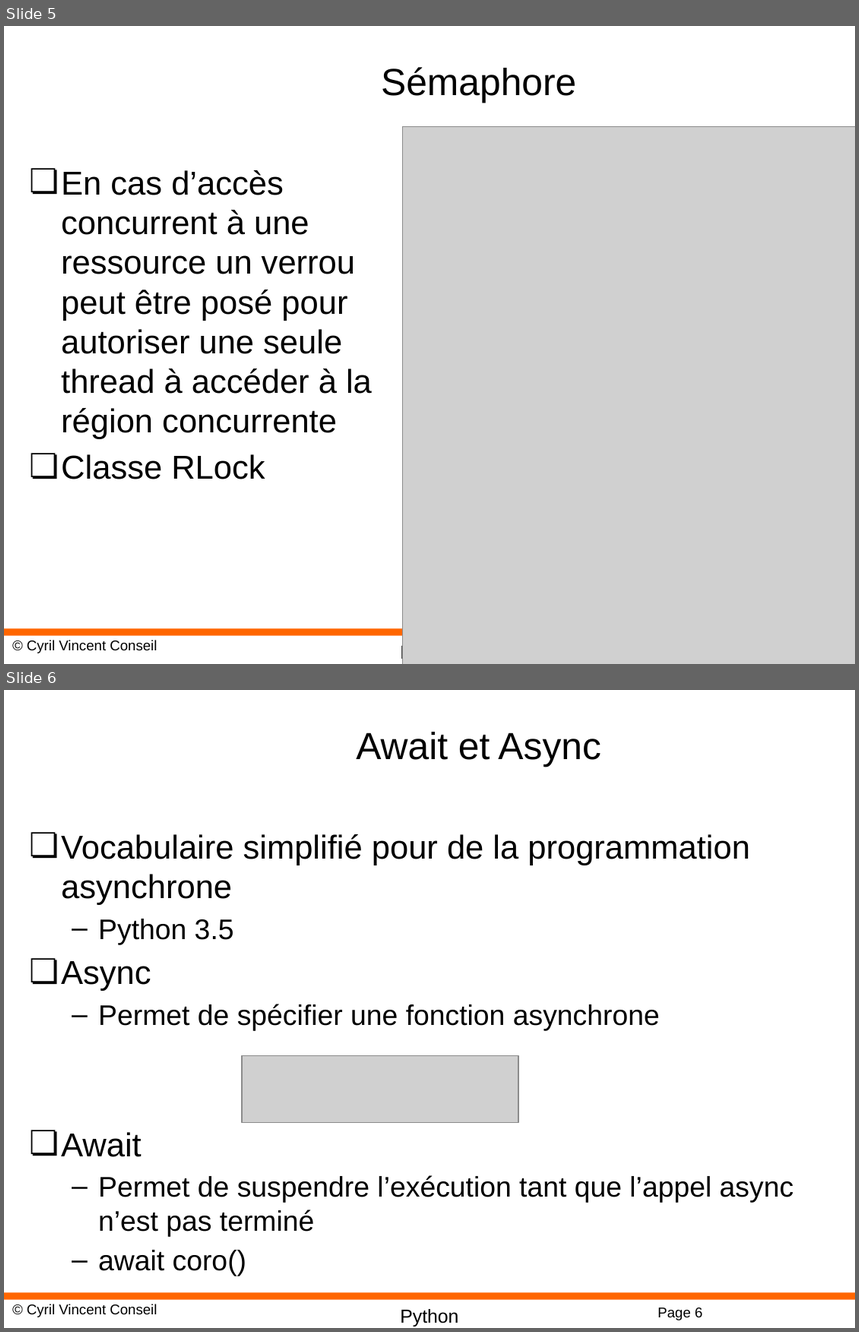
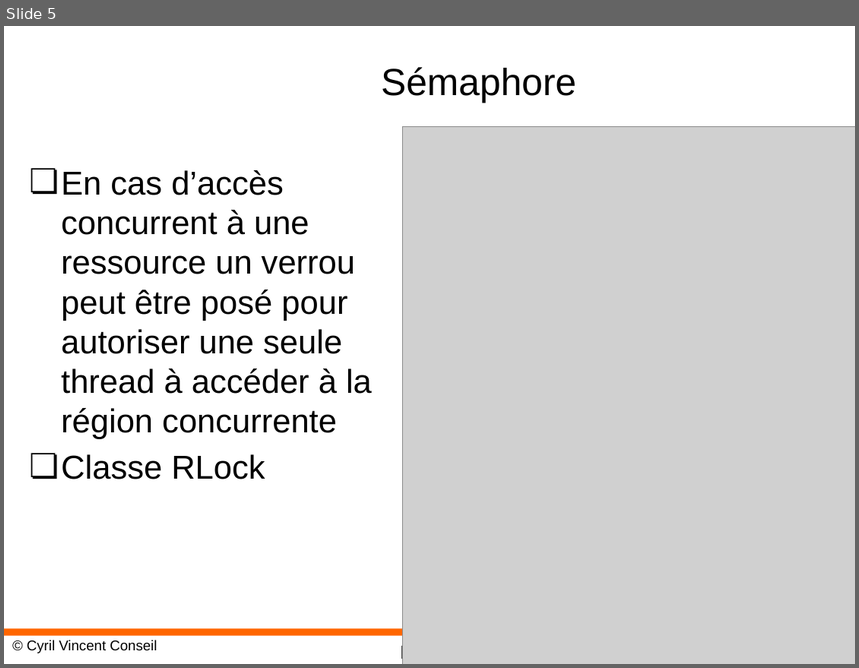
Before and after one commit to cyrilvincent/python-advanced, a slide deck: PPT/Python21-Threading.pptx. Shown one above the other, each under a label of ours: slides 5 and 6 before the commit, slide 5 after it. The pictures are 859x1332 and 859x668 pixels, drawn with LibreOffice and Linux fonts; fonts in the diff are those of the drawing; grey boxes stand for pictures; background and template pictures are left out. Boxes give left, top, right and bottom in pixels: in the first picture for what was removed or moved away, otherwise in the second. Text is boxed around its words. In the diff, an @@ line names an element or a change of style, - is before the commit and + after.

```diff
--- a/PPT/Python21-Threading.pptx
+++ b/PPT/Python21-Threading.pptx
@@ slide 6 removed at (x1=4, y1=690, x2=855, y2=1328), background #FFFFFF; not listed: 3 template elements that a slide beside it also shows @@
@@ title removed at (x1=356, y1=732, x2=601, y2=767) @@
-Await et Async
@@ text removed at (x1=61, y1=834, x2=794, y2=1277) @@
-❏ Vocabulaire simplifié pour de la programmation asynchrone
-  – Python 3.5
-❏ Async
-  – Permet de spécifier une fonction asynchrone
-❏ Await
-  – Permet de suspendre l’exécution tant que l’appel async n’est pas terminé
-  – await coro()
@@ picture removed at (x1=243, y1=1056, x2=519, y2=1123) @@
@@ page number removed at (x1=658, y1=1308, x2=702, y2=1321) @@
-Page 6
```
Also in this commit, not shown: 1 slide added, 6 other slides removed, 33 other files.
